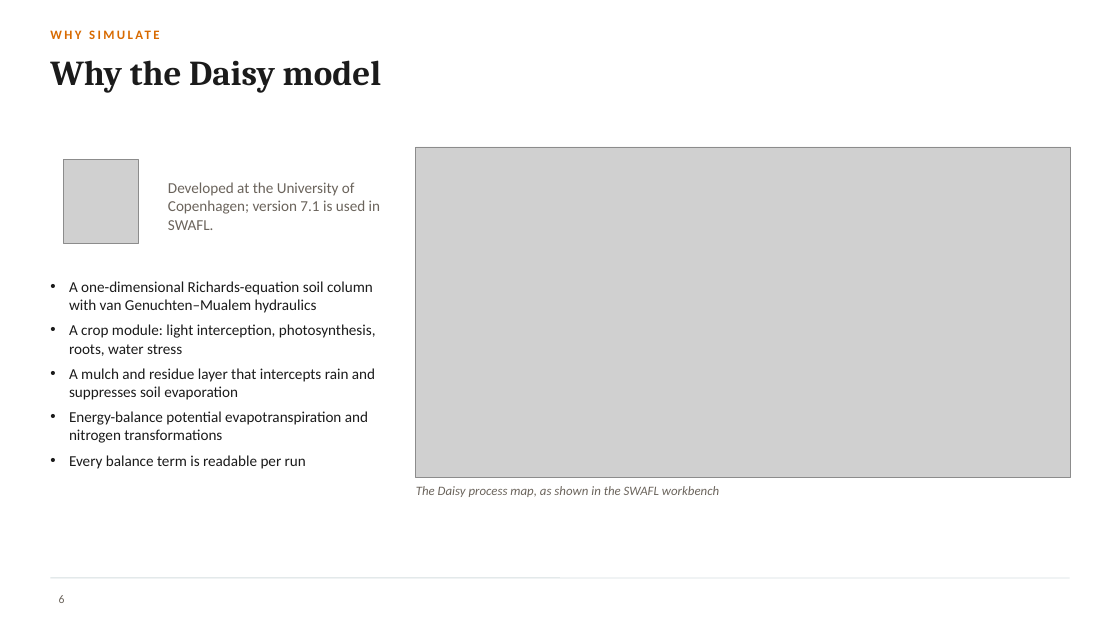
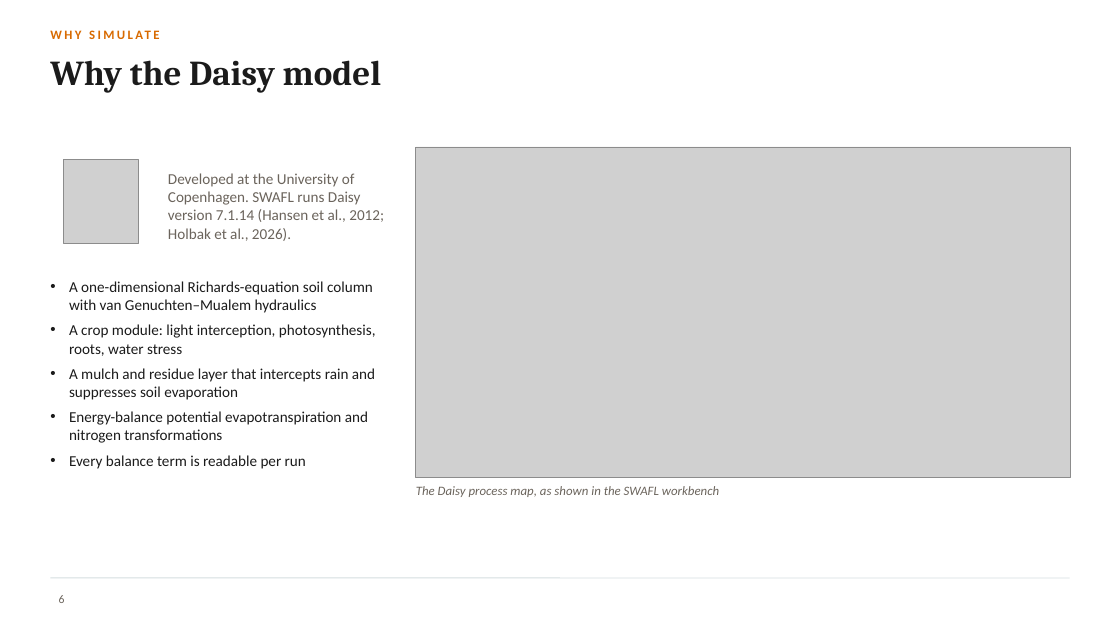
Before and after one commit to halilunaziru73-creator/Coupled-Water-Fluxes-Pore-Scale-Dynamics-Precision-Irrigation-Mulching-Feedback-Loops, a slide deck: slide 6 of Manuscripts/pdf/Supplementary/SWAFL_Presentation.pptx. Drawn at 1120x630 pixels with LibreOffice and Linux fonts; fonts in the diff are those of the drawing; grey boxes stand for pictures; background and template pictures are left out. Boxes give left, top, right and bottom in pixels: in the first picture for what was removed or moved away, otherwise in the second. Text is boxed around its words. In the diff, an @@ line names an element or a change of style, - is before the commit and + after.

Commit message:
Presentation: full Daisy version and a clear source line for the ensemble archive

```diff
--- a/Manuscripts/pdf/Supplementary/SWAFL_Presentation.pptx
+++ b/Manuscripts/pdf/Supplementary/SWAFL_Presentation.pptx
@@ text at bbox=[168, 173, 384, 241]: text changed @@
-Developed at the University of Copenhagen; version 7.1 is used in SWAFL.
+Developed at the University of Copenhagen. SWAFL runs Daisy version 7.1.14 (Hansen et al., 2012; Holbak et al., 2026).
```
Also in this commit, not shown: 1 other slide changed.
